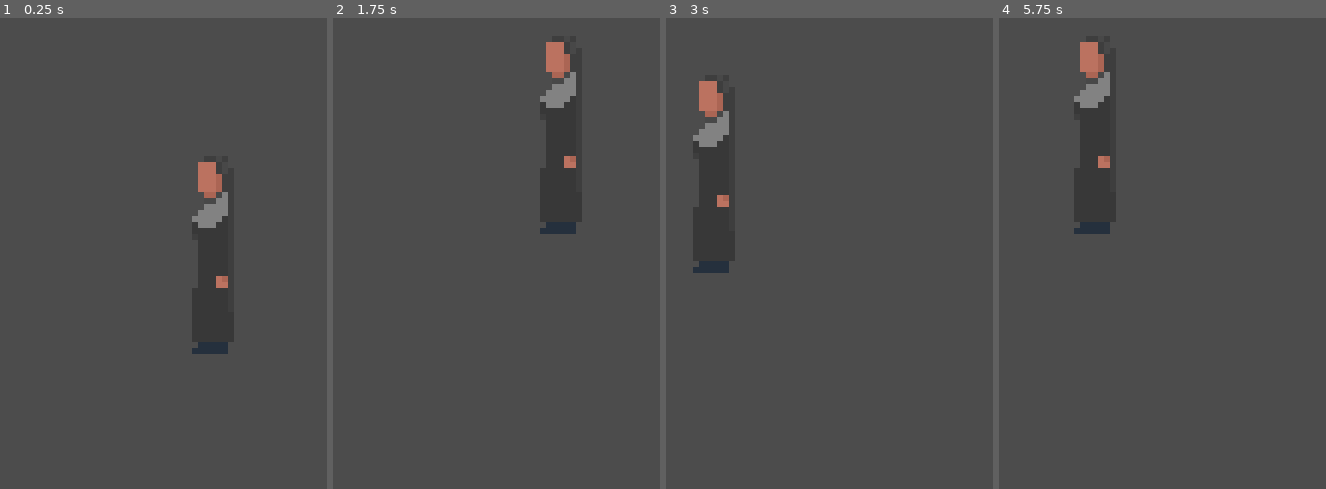
Above: before the commit, frames 1-4 (left to right).
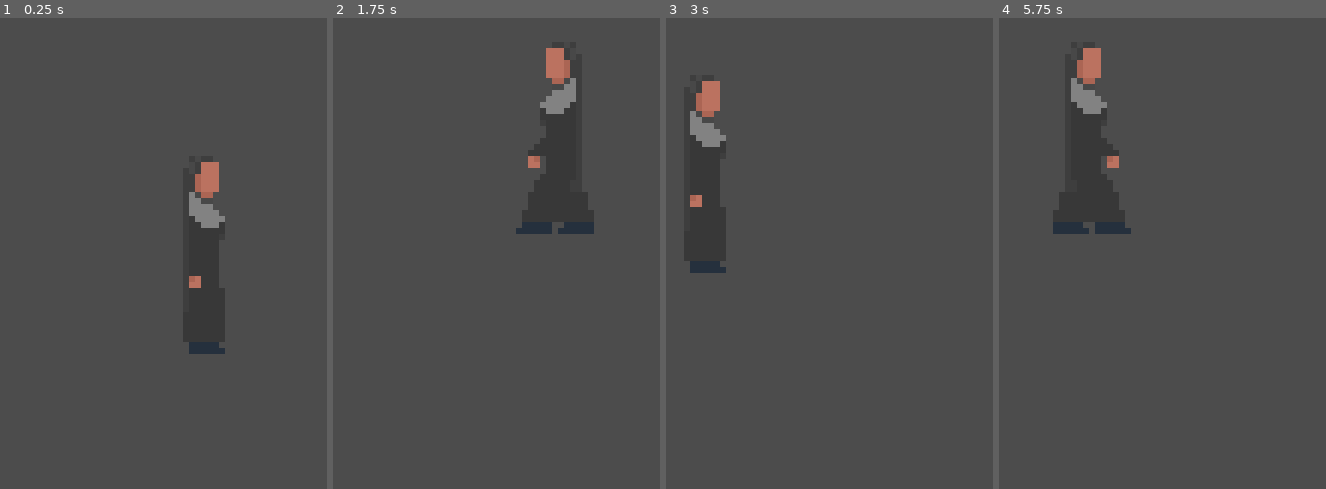
Above: after the commit, the same moments.

Repository: StitchedTeam/werewolf
Game: Godot game, scene res://Characters/Shepherd/Shepherd.tscn
Two runs of this game, one before a commit and one after it. Both use one fixed random seed, a clock stepped at 60 frames per second and the inputs below. This scene is started directly instead of the project's main scene.
Inputs (mouse positions are in pixels of both pictures, inside the frame that each line leads up to):
- Up to frame 1 (0.25 s): no input
- Up to frame 2 (1.75 s): move the mouse to (outside the picture) at 0.52 s; hold Right (ui_right) 0.53-1.28 s; tap X (fire) at 0.6, 1.55 s; tap Space (ui_select) at 0.77, 1.52 s; move the mouse to (outside the picture) at 1.27 s; hold Left (ui_left) from 1.28 s (still down); click (outside the picture) at 1.35 s
- Up to frame 3 (3 s): move the mouse to (outside the picture) at 2.02 s; release Left (ui_left) at 2.03 s; hold Right (ui_right) from 2.03 s (still down); tap X (fire) at 2.1, 2.85 s; move the mouse to (outside the picture) at 2.77 s
- Up to frame 4 (5.75 s): tap Space (ui_select) at 3.02, 3.77, 4.52 s; move the mouse to (outside the picture) at 3.52 s; release Right (ui_right) at 3.53 s; press the mouse at (outside the picture) at 3.53 s; hold Left (ui_left) from 3.53 s (still down); tap X (fire) at 3.8, 4.35, 5.1 s; tap Enter at 4.25 s; move the mouse to (outside the picture) at 4.27 s; release the mouse at (outside the picture) at 4.28 s; move the mouse to (outside the picture) at 5.02 s

The runs differ from the first frame. In frame 1, 0.8% of the frame differs, in the area x 57-70%, y 30-72%; in frame 2, 1.1%; in frame 3, 0.8%; in frame 4, 1.3%, in the area x 16-41%, y 5-46%.

Commit message:
refined shepherd's animation player

Diff:
--- a/Werewolf/Characters/Shepherd/Shepherd.gd
+++ b/Werewolf/Characters/Shepherd/Shepherd.gd
@@ -29,10 +29,20 @@
 	pass
 
 func manage_state():
-
 	if state == 0:
 		patrol()
 
+	pass
+
+func manage_animation():
+	if dir == 0:
+		$AnimationPlayer.play("Right")
+	elif dir == 1:
+		$AnimationPlayer.play("Left")
+	elif dir == 2:
+		$AnimationPlayer.play("Up")
+	elif dir == 3:
+		$AnimationPlayer.play("Down")
 	pass
 
 func patrol():
@@ -62,24 +72,26 @@
 	pass
 
 func change_patrol_dir():
-	print("change patrol dir")
 	dir_changing = true
 
 	if dir == 0:
 		zero.shuffle()
 		dir = zero.front()
 		dir_changing = false
+		manage_animation()
 	elif dir == 1:
 		one.shuffle()
 		dir = one.front()
 		dir_changing = false
+		manage_animation()
 	elif dir == 2:
 		two.shuffle()
 		dir = two.front()
 		dir_changing = false
+		manage_animation()
 	elif dir == 3:
 		three.shuffle()
 		dir = three.front()
 		dir_changing = false
-
+		manage_animation()
 	pass
--- a/Werewolf/Characters/Shepherd/Shepherd.tscn
+++ b/Werewolf/Characters/Shepherd/Shepherd.tscn
@@ -1,9 +1,52 @@
-[gd_scene load_steps=6 format=2]
+[gd_scene load_steps=8 format=2]
 
 [ext_resource path="res://Characters/Shepherd/Shepherd.gd" type="Script" id=1]
 [ext_resource path="res://Assets/Sprites/Characters/Enemy_03.png" type="Texture" id=2]
 
-[sub_resource type="Animation" id=3]
+[sub_resource type="Animation" id=4]
+
+resource_name = "Down"
+length = 0.8
+loop = false
+step = 0.1
+tracks/0/type = "value"
+tracks/0/path = NodePath("Sprite:flip_h")
+tracks/0/interp = 1
+tracks/0/loop_wrap = true
+tracks/0/imported = false
+tracks/0/enabled = true
+tracks/0/keys = {
+"times": PoolRealArray( 0 ),
+"transitions": PoolRealArray( 1 ),
+"update": 1,
+"values": [ false ]
+}
+tracks/1/type = "value"
+tracks/1/path = NodePath("Sprite:frame")
+tracks/1/interp = 1
+tracks/1/loop_wrap = true
+tracks/1/imported = false
+tracks/1/enabled = true
+tracks/1/keys = {
+"times": PoolRealArray( 0 ),
+"transitions": PoolRealArray( 1 ),
+"update": 1,
+"values": [ 0 ]
+}
+tracks/2/type = "value"
+tracks/2/path = NodePath("StaticBody2D/CollisionShape2D:position")
+tracks/2/interp = 1
+tracks/2/loop_wrap = true
+tracks/2/imported = false
+tracks/2/enabled = true
+tracks/2/keys = {
+"times": PoolRealArray( 0 ),
+"transitions": PoolRealArray( 1 ),
+"update": 0,
+"values": [ Vector2( -2, 0 ) ]
+}
+
+[sub_resource type="Animation" id=1]
 
 resource_name = "Left"
 length = 0.8
@@ -89,7 +132,50 @@
 "values": [ false ]
 }
 
-[sub_resource type="CapsuleShape2D" id=1]
+[sub_resource type="Animation" id=5]
+
+resource_name = "Up"
+length = 0.8
+loop = false
+step = 0.1
+tracks/0/type = "value"
+tracks/0/path = NodePath("Sprite:flip_h")
+tracks/0/interp = 1
+tracks/0/loop_wrap = true
+tracks/0/imported = false
+tracks/0/enabled = true
+tracks/0/keys = {
+"times": PoolRealArray( 0 ),
+"transitions": PoolRealArray( 1 ),
+"update": 1,
+"values": [ false ]
+}
+tracks/1/type = "value"
+tracks/1/path = NodePath("Sprite:frame")
+tracks/1/interp = 1
+tracks/1/loop_wrap = true
+tracks/1/imported = false
+tracks/1/enabled = true
+tracks/1/keys = {
+"times": PoolRealArray( 0 ),
+"transitions": PoolRealArray( 1 ),
+"update": 1,
+"values": [ 0 ]
+}
+tracks/2/type = "value"
+tracks/2/path = NodePath("StaticBody2D/CollisionShape2D:position")
+tracks/2/interp = 1
+tracks/2/loop_wrap = true
+tracks/2/imported = false
+tracks/2/enabled = true
+tracks/2/keys = {
+"times": PoolRealArray( 0 ),
+"transitions": PoolRealArray( 1 ),
+"update": 0,
+"values": [ Vector2( -2, 0 ) ]
+}
+
+[sub_resource type="CapsuleShape2D" id=3]
 
 custom_solver_bias = 0.0
 radius = 3.0
@@ -103,7 +189,6 @@
 
 [node name="Sprite" type="Sprite" parent="."]
 texture = ExtResource( 2 )
-flip_h = true
 hframes = 4
 _sections_unfolded = [ "Animation", "Offset" ]
 
@@ -113,8 +198,10 @@
 playback_process_mode = 1
 playback_default_blend_time = 0.0
 playback_speed = 1.0
-anims/Left = SubResource( 3 )
+anims/Down = SubResource( 4 )
+anims/Left = SubResource( 1 )
 anims/Right = SubResource( 2 )
+anims/Up = SubResource( 5 )
 blend_times = [  ]
 
 [node name="StaticBody2D" type="StaticBody2D" parent="."]
@@ -129,5 +216,6 @@
 physics_material_override = null
 
 [node name="CollisionShape2D" type="CollisionShape2D" parent="StaticBody2D"]
-shape = SubResource( 1 )
+position = Vector2( -2, 0 )
+shape = SubResource( 3 )
 _sections_unfolded = [ "Transform" ]
